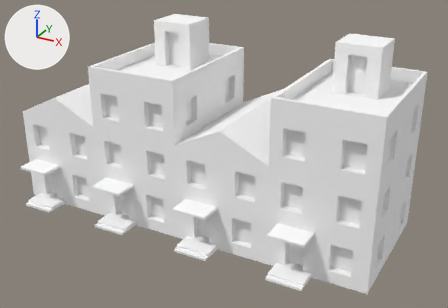
A saved change to the glTF model godot/models/building_rowhouse.glb.
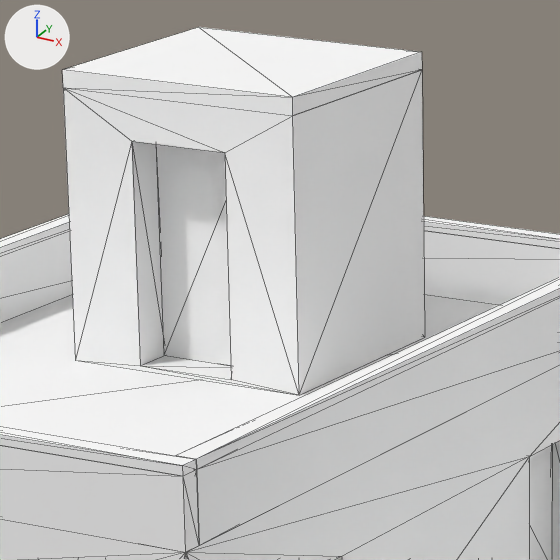
The first picture shows the older version from a 50 mm camera at (19.1, -28.6, 20.9) aimed at (1.3, 3.7, 4.7). The close-ups show the older and then the newer version on the part from 32% to 51% of the width and 3% to 31% of the height of that picture. Only the edits that show in the close-ups are written down. Every picture has the same lights, and +X, +Y and +Z are marked at upper left. The close-ups show mesh edges as thin lines. Vertices at exactly the same position are counted once.

In view in the first close-up: 'house_1_masonry', 'house_1_masonry_right_pane_5', 'house_1_roof_cap_x1', 'house_1_roof_cap_z-1', 'house_1_roof_cap_z1', 'house_1_roof_equipment_room', 'house_1_roof_equipment_room_front_pane_0', 'house_1_roof_parapet_x-1', 'house_1_roof_parapet_x1', 'house_1_roof_parapet_z-1', 'house_1_roof_parapet_z1', 'house_1_roof_room_lid' and 1 more.
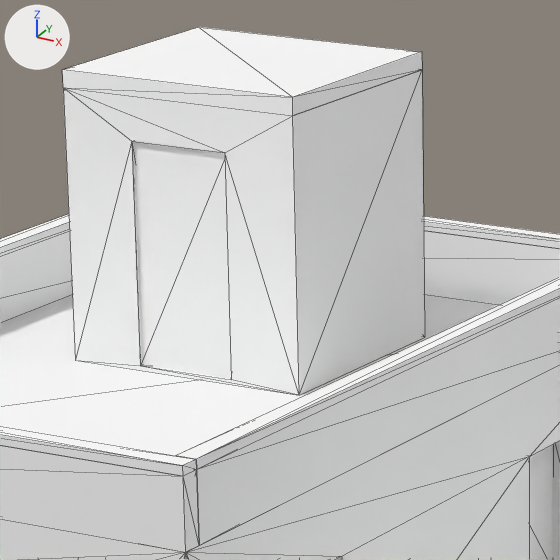
Changed parts and their boxes (x1, y1, x2, y2) in the close-ups (560 x 560 px; the box of a moved part takes in the faces that stretch with it):
'house_1_roof_equipment_room_front_pane_0', moved, rescaled: before (156, 144, 231, 366); after (134, 141, 231, 378)
part 1 of me_house_1_roof_equipment_room, moved or reshaped: (132, 141, 231, 380) in both

What the commit changed:
me_house_1_roof_equipment_room is used by ob_house_1_roof_equipment_room; location (0.0, 0.0, 0.0).
me_house_1_roof_equipment_room had 16 vertices, 28 faces and spanned x -4.45..-1.75, y 4.75..7.25, z 9.6..12.4.
me_house_1_roof_equipment_room now has 24 vertices, 40 faces and spans x -4.45..-1.75, y 4.75..7.25, z 9.6..12.4.
Part 1, on me_house_1_roof_equipment_room:
8 faces are deleted.
8 new faces join them.
Other edits to the shape of me_house_1_roof_equipment_room do not show in these pictures.
me_house_1_roof_equipment_room_front_pane_0 is used by ob_house_1_roof_equipment_room_front_pane_0; location (0.0, 0.0, 0.0).
me_house_1_roof_equipment_room_front_pane_0 had 8 vertices, 12 faces and spanned x -3.65..-2.55, y 5.19..5.23, z 9.65..11.95.
me_house_1_roof_equipment_room_front_pane_0 now has 8 vertices, 12 faces and spans x -3.67..-2.53, y 4.79..4.83, z 9.63..11.97.
me_house_1_roof_equipment_room_front_pane_0 part 2: the whole mesh is scaled about its middle by (1.04, 1, 1.02), then moved by (0.0, -0.4, 0.0).
